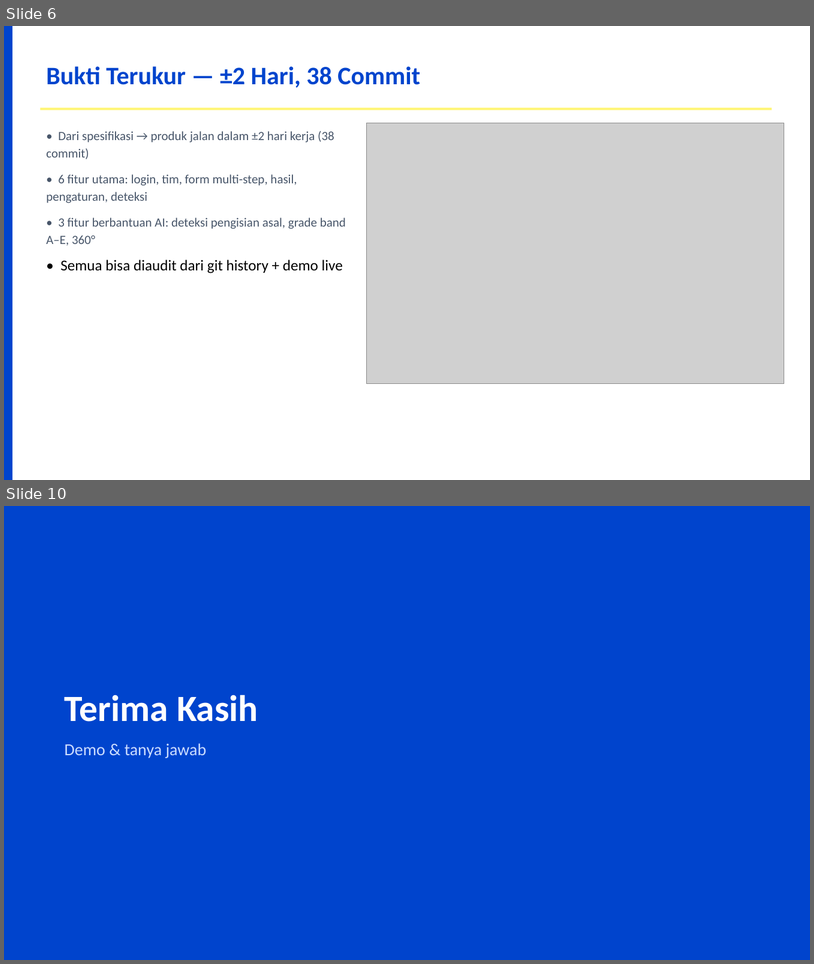
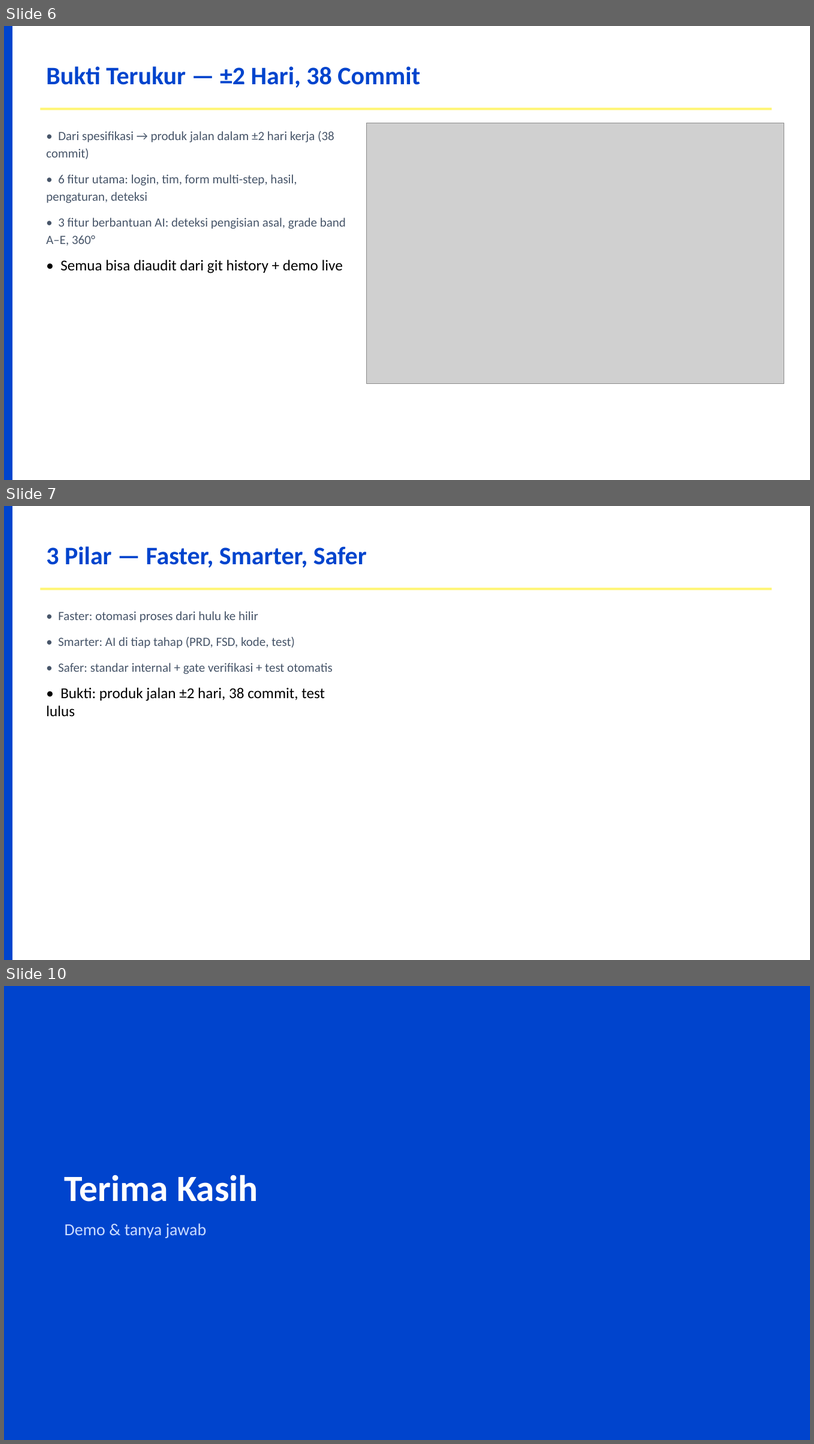
Before and after one commit to dhenta312/hackathon-appraisal, a slide deck: Presentasi-Penilaian-Kinerja.pptx. Shown one above the other, each under a label of ours: slides 6 and 10 before the commit, slides 6, 7 and 10 after it; the slides between them are not shown. The pictures are 814x964 and 814x1444 pixels, drawn with LibreOffice and Linux fonts; fonts in the diff are those of the drawing; grey boxes stand for pictures. Boxes give left, top, right and bottom in pixels: in the first picture for what was removed or moved away, otherwise in the second. Text is boxed around its words. In the diff, an @@ line names an element or a change of style, - is before the commit and + after.

```diff
--- a/Presentasi-Penilaian-Kinerja.pptx
+++ b/Presentasi-Penilaian-Kinerja.pptx
@@ slide 7 added at [4,506,810,960], background #FFFFFF @@
@@ rectangle added at [4,506,12,960], fill #0044CD @@
@@ text added at [46,546,367,568], 30 pt, text #0044CD, bold @@
+3 Pilar — Faster, Smarter, Safer
@@ rectangle added at [40,588,772,590], fill #FFF67A @@
@@ text added at [46,611,332,717], 15 pt, text #475569 @@
+• Faster: otomasi proses dari hulu ke hilir
+• Smarter: AI di tiap tahap (PRD, FSD, kode, test)
+• Safer: standar internal + gate verifikasi + test otomatis
+• Bukti: produk jalan ±2 hari, 38 commit, test lulus
```
Also in this commit, not shown: 6 slides changed, 1 other slide added, 2 slides removed, 3 other files.
